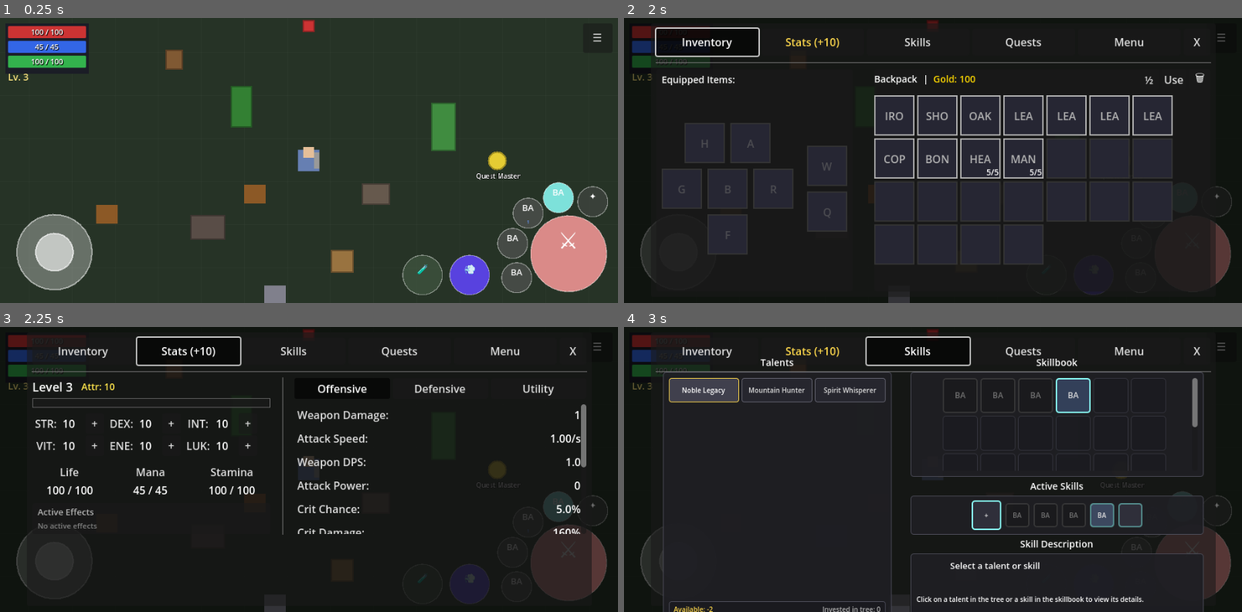
Above: before the commit, frames 1-4 (two rows, left to right).
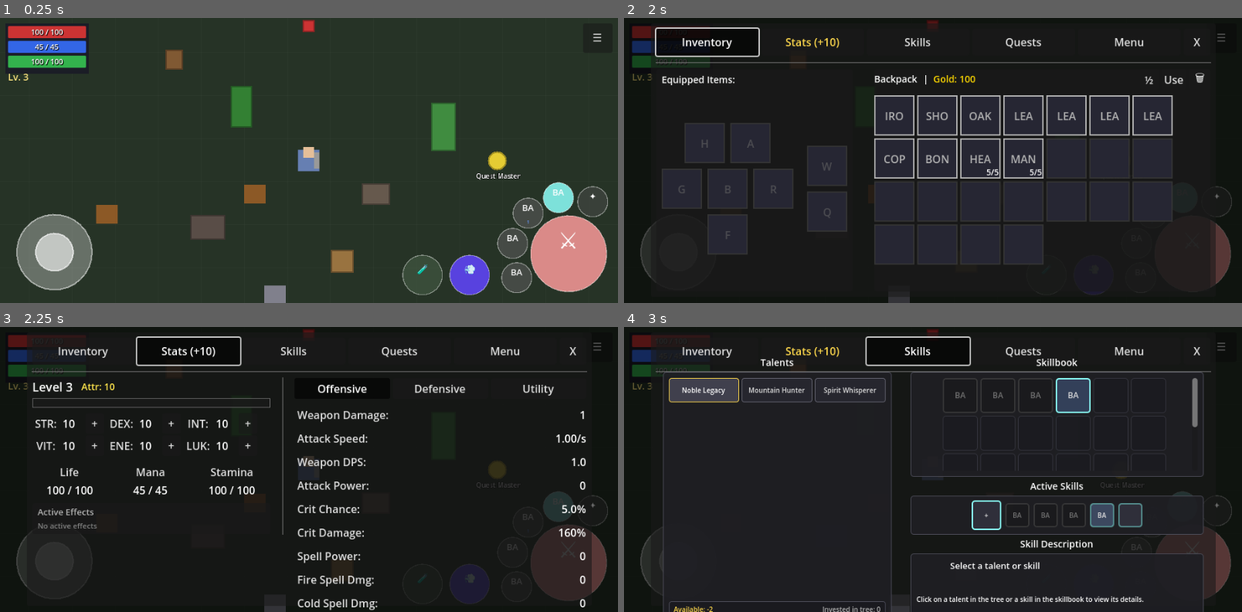
Above: after the commit, the same moments.

Repository: MatousHruska/MobileTestia
Game: Godot game, scene res://scenes/world/test_zone.tscn
Same seed, same stepped clock (60 frames per second), same inputs: the game is played once before the commit and once after it.
Inputs:
- Up to frame 1 (0.25 s): no input
- Up to frame 2 (2 s): click "☰" at 0.5 s; click "Inventory" at 1.25 s
- Up to frame 3 (2.25 s): click "Stats (+10)" at 2 s
- Up to frame 4 (3 s): click "Skills" at 2.75 s

Frames 1-2 are identical in both runs. In frame 3, 1.3% of the frame differs, in the area x 48-95%, y 27-100%; in frame 4, nothing differs.

Commit message:
Remove scroll from subtab panels (Offensive/Defensive/Utility)

Diff:
--- a/scripts/ui/menu/stats_panel.gd
+++ b/scripts/ui/menu/stats_panel.gd
@@ -477,11 +477,8 @@
 
 
 func _create_offensive_panel() -> Control:
-	var scroll := ScrollContainer.new()
-	scroll.set_anchors_preset(Control.PRESET_FULL_RECT)
-	scroll.horizontal_scroll_mode = ScrollContainer.SCROLL_MODE_DISABLED
-
 	var grid := GridContainer.new()
+	grid.set_anchors_preset(Control.PRESET_FULL_RECT)
 	grid.columns = 2
 	grid.size_flags_horizontal = Control.SIZE_EXPAND_FILL
 	grid.add_theme_constant_override("h_separation", 8)
@@ -507,16 +504,12 @@
 		for child in row:
 			grid.add_child(child)
 
-	scroll.add_child(grid)
-	return scroll
+	return grid
 
 
 func _create_defensive_panel() -> Control:
-	var scroll := ScrollContainer.new()
-	scroll.set_anchors_preset(Control.PRESET_FULL_RECT)
-	scroll.horizontal_scroll_mode = ScrollContainer.SCROLL_MODE_DISABLED
-
 	var grid := GridContainer.new()
+	grid.set_anchors_preset(Control.PRESET_FULL_RECT)
 	grid.columns = 2
 	grid.size_flags_horizontal = Control.SIZE_EXPAND_FILL
 	grid.add_theme_constant_override("h_separation", 8)
@@ -533,16 +526,12 @@
 		for child in row:
 			grid.add_child(child)
 
-	scroll.add_child(grid)
-	return scroll
+	return grid
 
 
 func _create_utility_panel() -> Control:
-	var scroll := ScrollContainer.new()
-	scroll.set_anchors_preset(Control.PRESET_FULL_RECT)
-	scroll.horizontal_scroll_mode = ScrollContainer.SCROLL_MODE_DISABLED
-
 	var grid := GridContainer.new()
+	grid.set_anchors_preset(Control.PRESET_FULL_RECT)
 	grid.columns = 2
 	grid.size_flags_horizontal = Control.SIZE_EXPAND_FILL
 	grid.add_theme_constant_override("h_separation", 8)
@@ -560,8 +549,7 @@
 		for child in row:
 			grid.add_child(child)
 
-	scroll.add_child(grid)
-	return scroll
+	return grid
 
 
 func _create_derived_stat_row(stat_name: String, display_name: String) -> Array:
